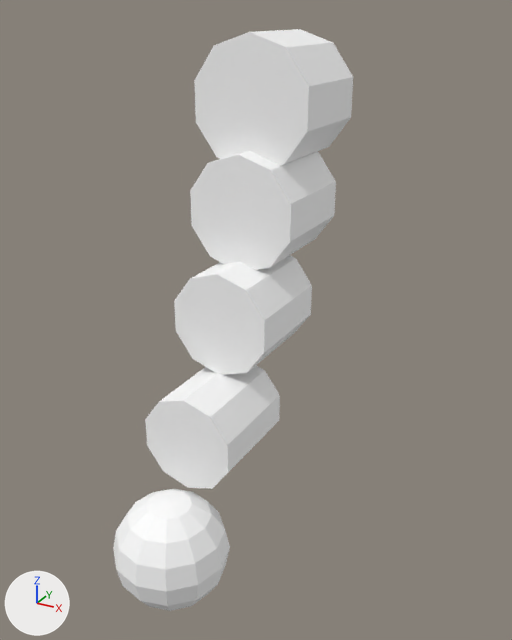
One commit to the glTF model public/assets/characters/species/tail_fluffy.glb: the scene before it, then after it.
Camera for both pictures: a 50 mm lens placed at (0.239, 0.457, -0.041), pointed at (-0.004, 0.898, -0.262). The lights are fixed; the arrows at lower left show +X, +Y and +Z. The older version comes first. Where no turn or scale is listed for an object, it has been applied to the vertices. Vertices at exactly the same position are counted once.

Before the edit, the objects in view are built like this:
```python
me_cylinder = bpy.data.meshes.new('Cylinder')
me_cylinder.from_pydata(...)  # a 10-sided cylinder along y spanning x -0.043..0.043, y 0.882..0.958, z -0.145..-0.055; a 10-sided cylinder along y spanning x -0.039..0.039, y 0.867..0.942, z -0.213..-0.13; a 10-sided cylinder along y spanning x -0.036..0.036, y 0.837..0.913, z -0.281..-0.204; a 10-sided cylinder along y spanning x -0.033..0.033, y 0.792..0.868, z -0.349..-0.279; a UV sphere (12 segments, 8 rings, poles along z) spanning x -0.04..0.041, y 0.729..0.81, z -0.425..-0.344
me_cylinder.materials.append(mat_tail_fluffy_mat)  # white #ffffff
ob_tail_fluffy = bpy.data.objects.new('tail_fluffy', me_cylinder)
ob_tail_fluffy.location = (0.0, 0.0, 0.0)
```
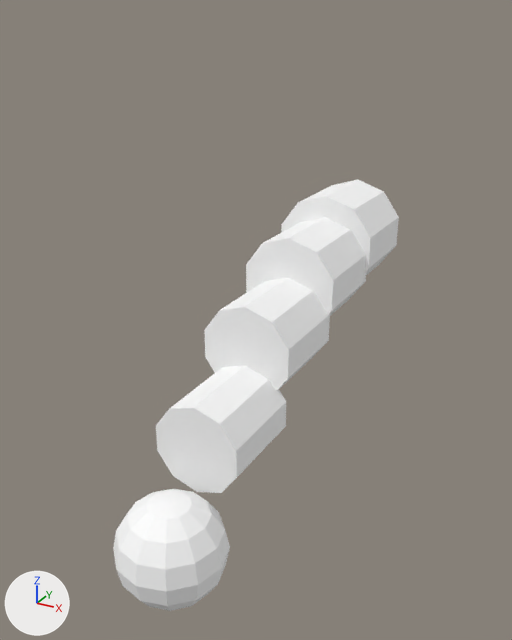
The newer file is also turned or shifted as a whole; pictures and numbers use the older file's frame.

Diff of the bpy script that builds the scene:
```diff
--- a/public/assets/characters/species/tail_fluffy.glb.py
+++ b/public/assets/characters/species/tail_fluffy.glb.py
@@ me_cylinder @@
 # used by ob_tail_fluffy; location = (0.0, 0.0, 0.0)
-me_cylinder.from_pydata(...)  # 166 vertices, 312 faces; spans x -0.043..0.043, y 0.729..0.958, z -0.425..-0.055
+me_cylinder.from_pydata(...)  # 166 vertices, 312 faces; spans x -0.043..0.043, y 0.729..1.092, z -0.425..-0.19
+# me_cylinder part 1: the loose piece of 20 vertices spanning x -0.043..0.043, y 0.882..0.958, z -0.145..-0.055 is moved by (0.0, 0.135, -0.135)
+# me_cylinder part 2: the loose piece of 20 vertices spanning x -0.039..0.039, y 0.867..0.942, z -0.213..-0.13 is moved by (0.0, 0.079, -0.079)
+# me_cylinder part 3: the loose piece of 20 vertices spanning x -0.036..0.036, y 0.837..0.913, z -0.281..-0.204 is moved by (0.0, 0.037, -0.038)
+# me_cylinder part 4: the loose piece of 20 vertices spanning x -0.033..0.033, y 0.792..0.868, z -0.349..-0.279 is moved by (0.0, 0.011, -0.011)
 me_cylinder.materials.append(mat_tail_fluffy_mat)
```

Changed parts and their boxes (x1, y1, x2, y2) in the pictures (512 x 640 px; the box of a moved part takes in the faces that stretch with it):
'tail_fluffy', reshaped (19% wider, 26% shorter)
    before: (113, 29, 353, 611)
    after: (113, 179, 399, 611)
part 1 of me_cylinder, moved or reshaped
    before: (194, 29, 353, 165)
    after: (281, 179, 399, 275)
part 2 of me_cylinder, moved or reshaped
    before: (190, 151, 336, 270)
    after: (246, 217, 366, 316)
part 3 of me_cylinder, moved or reshaped
    before: (174, 255, 312, 375)
    after: (204, 278, 330, 391)
part 4 of me_cylinder, moved or reshaped
    before: (145, 365, 280, 489)
    after: (156, 365, 286, 493)
